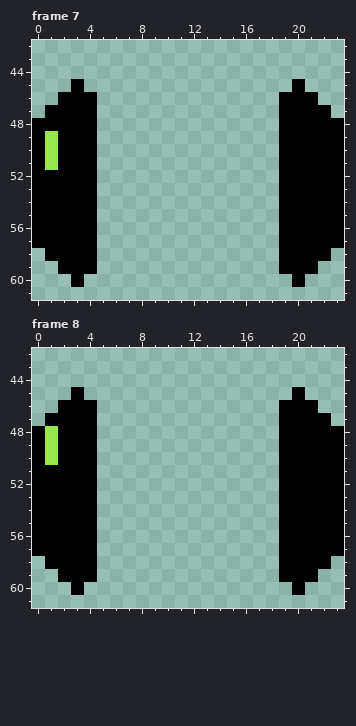
Pixel-art file: Assets/Resources/aseprite/door_LR.aseprite. The picture above was drawn from the file before the commit.
24x72 pixels, 8 frames. Shown: frame 7: x 0..23, y 42..61; frame 8: x 0..23, y 42..61. The commit also changed other frames, which this record leaves out.
And afterwards:
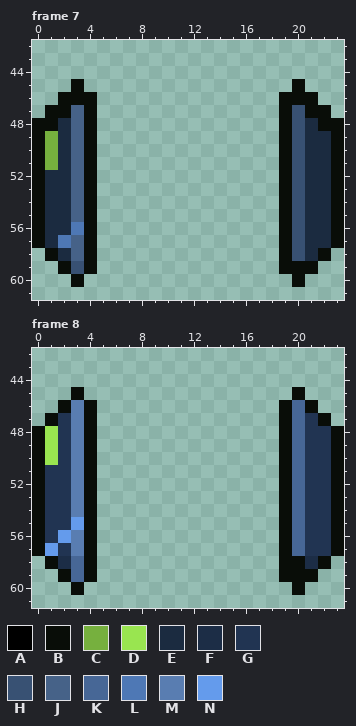
Palette (. is transparent): A #000000  B #090d08  C #76b03e  D #99e550  E #1b2b40  F #1c2d46  G #213452  H #385173  J #466288  K #476796  L #4e78b5  M #597db1  N #649bec
Message: (#87.4) bigger doors LR ! + corrections
Diff:
layer "em/Layer 3" now hidden
layer "em/Layer 4" now hidden
--- frame 7
@@ x 0..23 @@
 44 ........................
-45 ...A................A...
-46 ..AAA..............AAA..
-47 .AAAA..............AAAA.
-48 AAAAA..............AAAAA
-49 ADAAA..............AAAAA
-50 ADAAA..............AAAAA
-51 ADAAA..............AAAAA
-52 AAAAA..............AAAAA
-53 AAAAA..............AAAAA
-54 AAAAA..............AAAAA
-55 AAAAA..............AAAAA
-56 AAAAA..............AAAAA
-57 AAAAA..............AAAAA
-58 .AAAA..............AAAA.
-59 ..AAA..............AAA..
-60 ...A................A...
+45 ...B................B...
+46 ..BBB..............BBB..
+47 .BBJB..............BHBB.
+48 BBEJB..............BHEBB
+49 BCEJB..............BHEEB
+50 BCEJB..............BHEEB
+51 BCEJB..............BHEEB
+52 BEEJB..............BHEEB
+53 BEEJB..............BHEEB
+54 BEEJB..............BHEEB
+55 BEEJB..............BHEEB
+56 BEELB..............BHEEB
+57 BELJB..............BHEEB
+58 .BEJB..............BHEB.
+59 ..BHB..............BBB..
+60 ...B................B...
 61 ........................
--- frame 8
@@ x 0..23 @@
 44 ........................
-45 ...A................A...
-46 ..AAA..............AAA..
-47 .AAAA..............AAAA.
-48 ADAAA..............AAAAA
-49 ADAAA..............AAAAA
-50 ADAAA..............AAAAA
-51 AAAAA..............AAAAA
-52 AAAAA..............AAAAA
-53 AAAAA..............AAAAA
-54 AAAAA..............AAAAA
-55 AAAAA..............AAAAA
-56 AAAAA..............AAAAA
-57 AAAAA..............AAAAA
-58 .AAAA..............AAAA.
-59 ..AAA..............AAA..
-60 ...A................A...
+45 ...B................B...
+46 ..BMB..............BKB..
+47 .BGMB..............BKGB.
+48 BDGMB..............BKGGB
+49 BDGMB..............BKGGB
+50 BDGMB..............BKGGB
+51 BGGMB..............BKGGB
+52 BGGMB..............BKGGB
+53 BGGMB..............BKGGB
+54 BGGMB..............BKGGB
+55 BGGNB..............BKGGB
+56 BGNMB..............BKGGB
+57 BNGMB..............BKGGB
+58 .BFKB..............BBFB.
+59 ..BKB..............BBB..
+60 ...B................B...
 61 ........................
Where, in picture pixels (left, top, right, bottom), the same in both pictures:
changed: (32, 79, 97, 287)
changed: (279, 79, 344, 287)
changed: (32, 387, 97, 595)
changed: (279, 387, 344, 595)
